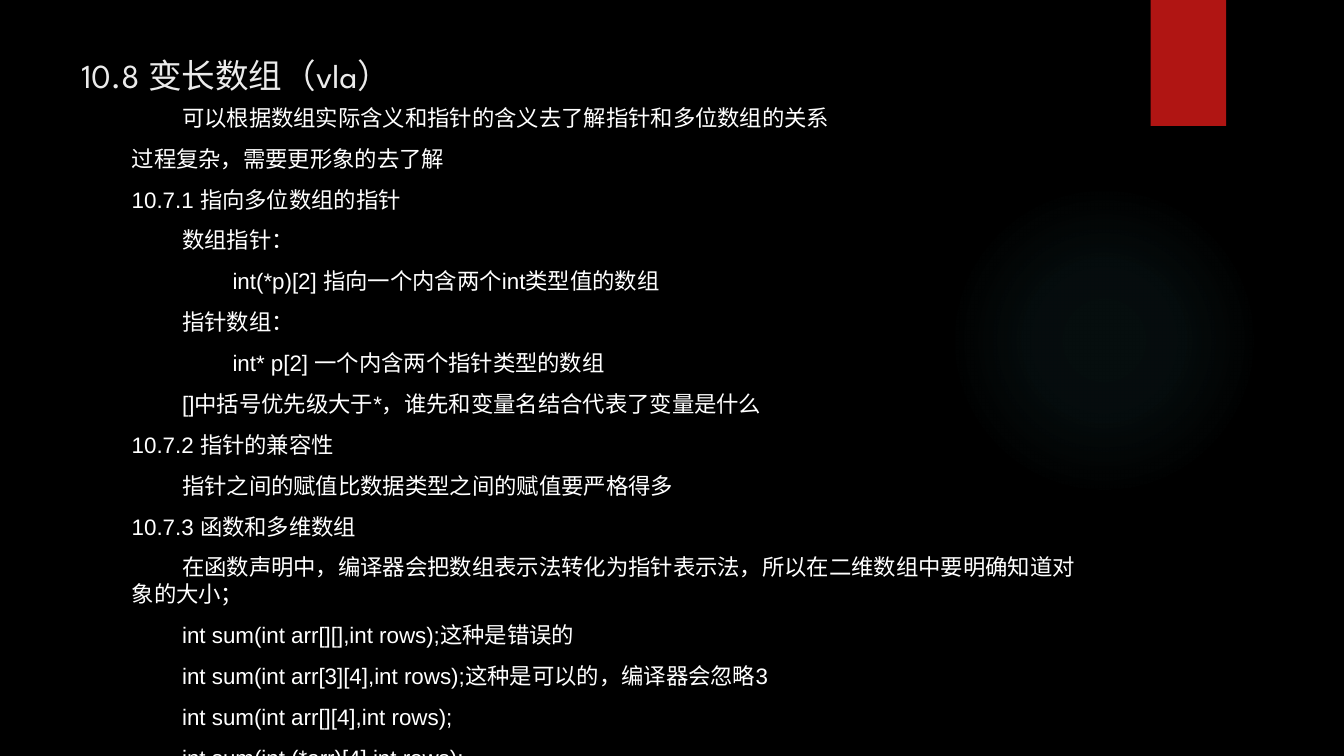
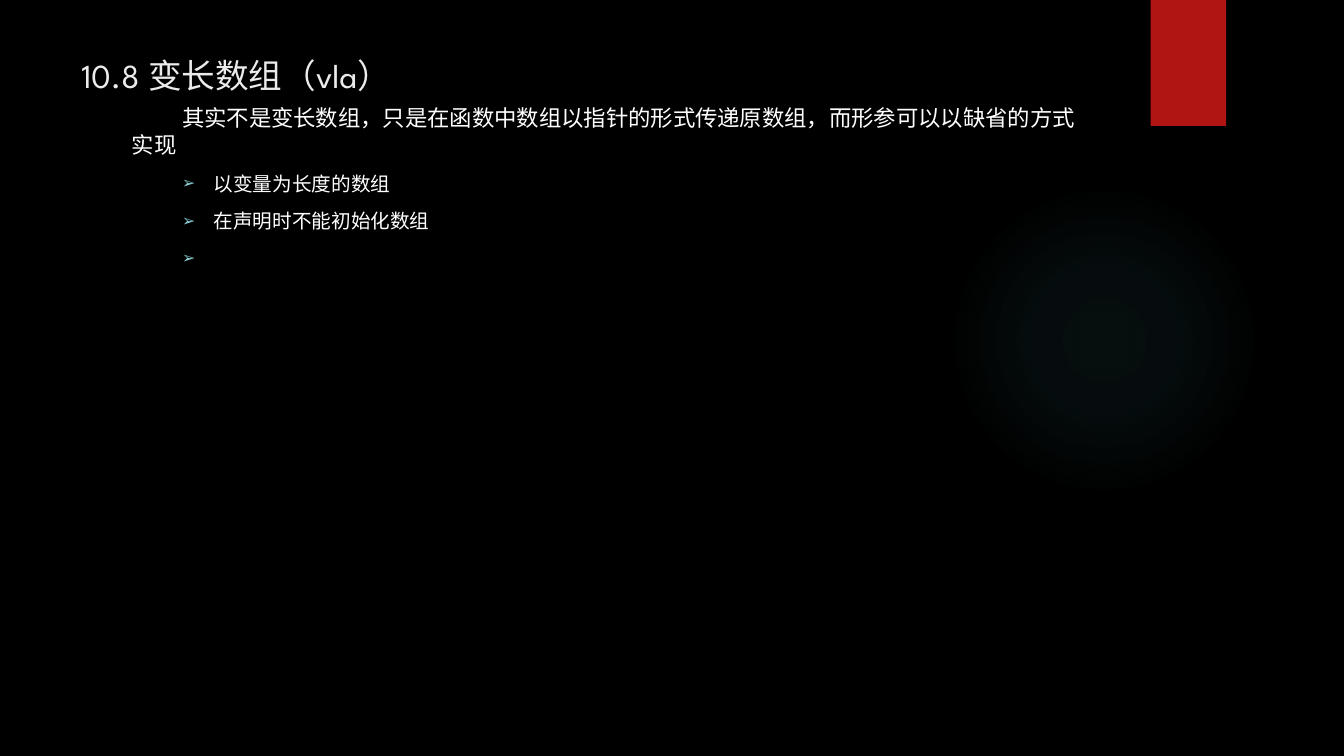
Before and after one commit to tsyin/c_ppt-code, a slide deck: slide 12 of 10数组和指针.pptx. Drawn at 1344x756 pixels with LibreOffice and Linux fonts; fonts in the diff are those of the drawing; background and template pictures are left out. Boxes give left, top, right and bottom in pixels: in the first picture for what was removed or moved away, otherwise in the second. Text is boxed around its words. In the diff, an @@ line names an element or a change of style, - is before the commit and + after.

Commit message:
ss

```diff
--- a/10数组和指针.pptx
+++ b/10数组和指针.pptx
@@ text at [182, 107, 1075, 230]: text changed @@
-可以根据数组实际含义和指针的含义去了解指针和多位数组的关系
-过程复杂，需要更形象的去了解
-10.7.1 指向多位数组的指针
-数组指针：
-int(*p)[2] 指向一个内含两个int类型值的数组
-指针数组：
-int* p[2] 一个内含两个指针类型的数组
-[]中括号优先级大于*，谁先和变量名结合代表了变量是什么
-10.7.2 指针的兼容性
-指针之间的赋值比数据类型之间的赋值要严格得多
-10.7.3 函数和多维数组
-在函数声明中，编译器会把数组表示法转化为指针表示法，所以在二维数组中要明确知道对象的大小；
-int sum(int arr[][],int rows);这种是错误的
-int sum(int arr[3][4],int rows);这种是可以的，编译器会忽略3
-int sum(int arr[][4],int rows);
-int sum(int (*arr)[4],int rows);
+其实不是变长数组，只是在函数中数组以指针的形式传递原数组，而形参可以以缺省的方式实现
+  ➢ 以变量为长度的数组
+  ➢ 在声明时不能初始化数组
```
